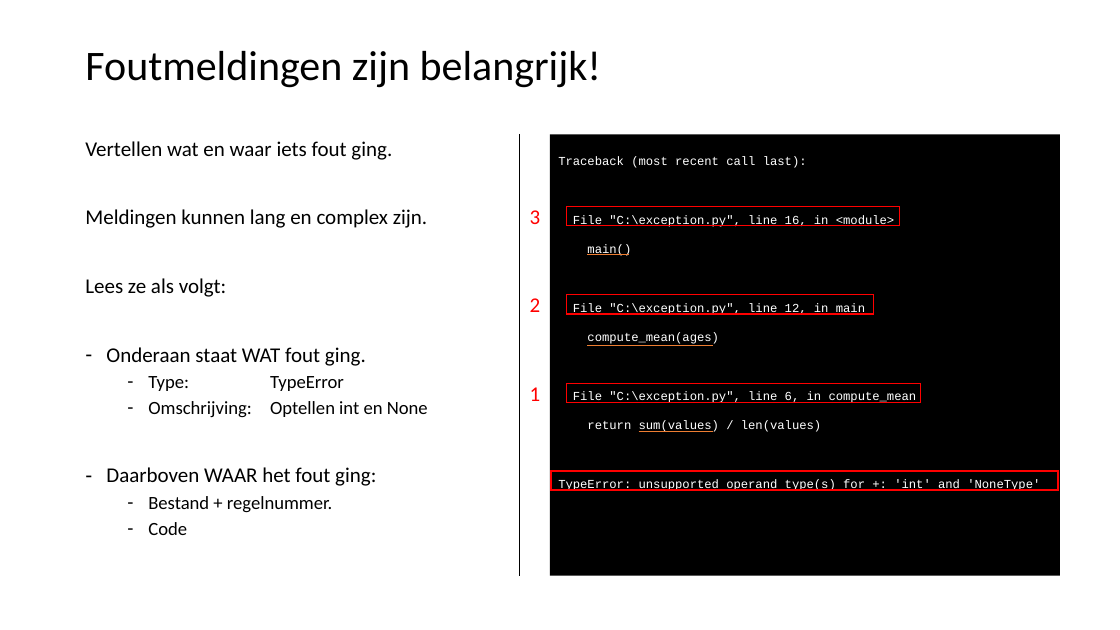
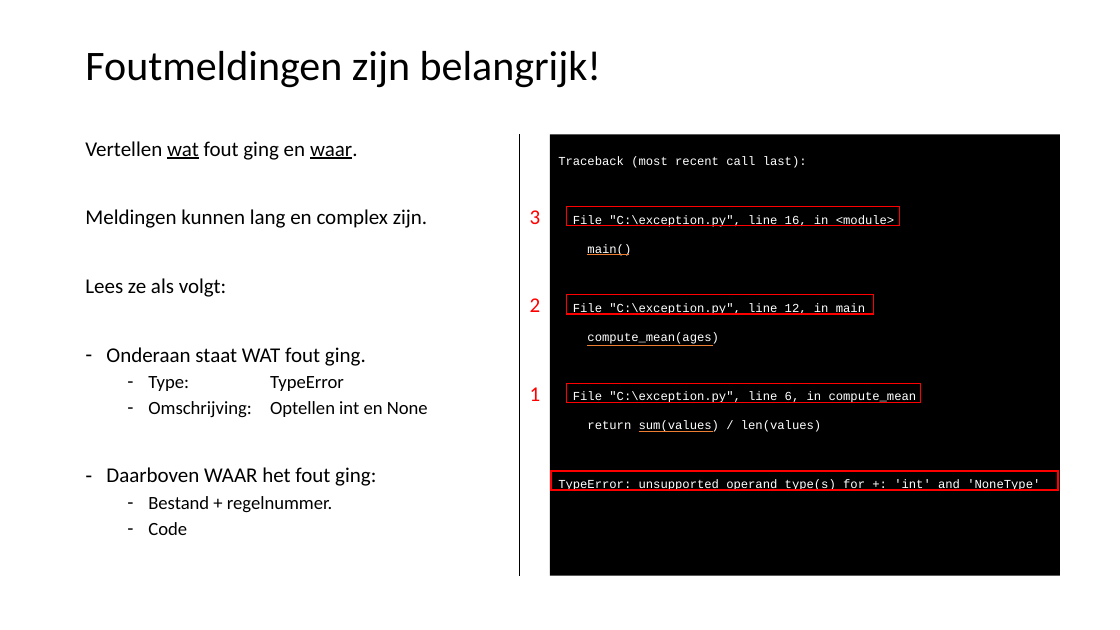
Before and after one commit to LFKoning/knowledge-sharing, a slide deck: slide 38 of python_course/2_production_code/python_cursus_2.pptx. Drawn at 1120x630 pixels with LibreOffice and Linux fonts; fonts in the diff are those of the drawing. Boxes give left, top, right and bottom in pixels: in the first picture for what was removed or moved away, otherwise in the second. Text is boxed around its words. In the diff, an @@ line names an element or a change of style, - is before the commit and + after.

```diff
--- a/python_course/2_production_code/python_cursus_2.pptx
+++ b/python_course/2_production_code/python_cursus_2.pptx
@@ text at <box>85,141,358,160</box>: text changed @@
-Vertellen wat en waar iets fout ging.
+Vertellen wat fout ging en waar.
```
Also in this commit, not shown: 10 other slides changed, 8 other files.
